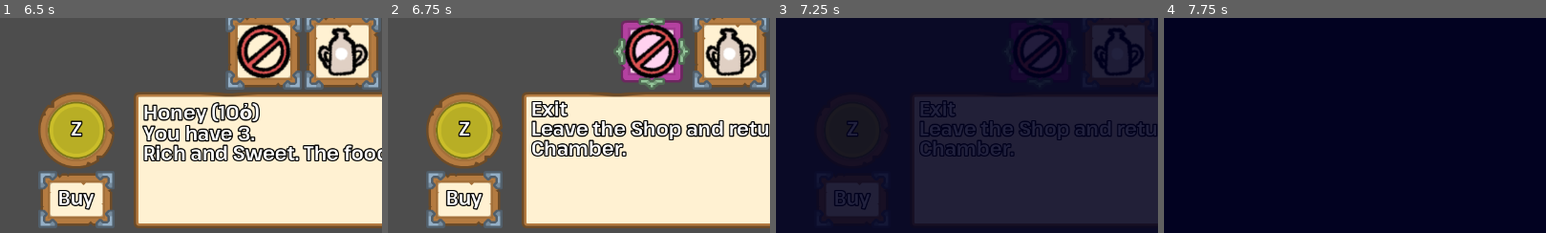
Above: before the commit, frames 1-4 (left to right).
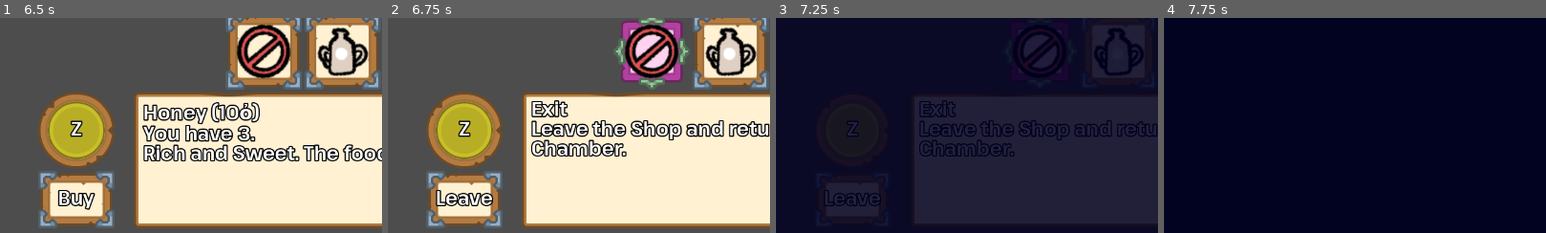
Above: after the commit, the same moments.

Repository: HauntedBees/olympus-mountain-creamery
Game: Godot game, scene res://game_scenes/03_shop/shop.tscn
The game is run twice, just before and just after one commit, with the same random seed, the same clock (stepped at 60 frames per second) and the same inputs. This scene is started directly instead of the project's main scene.
Inputs (mouse positions are % of the whole screen's width and height, from its top left):
- Up to frame 1 (6.5 s): tap Enter at 0.5, 2, 3.5 s; move the mouse to (72, 45) at 0.52 s; hold Z (button_one) 0.53-1.28 s; click (72, 45) at 0.67 s; tap Space at 1.25, 2.75, 4.25 s; move the mouse to (30, 55) at 1.27 s; tap Z (button_one) at 1.35, 2.3, 2.85, 4.55, 5.85 s; click (30, 55) at 1.42 s; move the mouse to (60, 28) at 2.02 s; hold X (button_two) 2.03-2.78 s; click (60, 28) at 2.17 s; move the mouse to (45, 70) at 2.77 s; click (45, 70) at 2.92 s; move the mouse to (80, 65) at 3.52 s; hold Z (button_one) 3.53-4.28 s; click (80, 65) at 3.67 s; move the mouse to (20, 35) at 4.27 s; tap X (button_two) at 4.35 s; click (20, 35) at 4.42 s; move the mouse to (55, 50) at 5.02 s; hold Z (button_one) 5.03-5.78 s; click (55, 50) at 5.17 s; move the mouse to (35, 25) at 5.77 s; click (35, 25) at 5.92 s
- Up to frame 2 (6.75 s): move the mouse to (72, 45) at 6.52 s; hold X (button_two) from 6.53 s (still down); click (72, 45) at 6.67 s
- Up to frame 3 (7.25 s): keep holding X (button_two); tap Z (button_one) at 6.8 s
- Up to frame 4 (7.75 s): move the mouse to (30, 55) at 7.27 s; release X (button_two) at 7.28 s; tap Z (button_one) at 7.35 s; click (30, 55) at 7.42 s
The pictures show only the part of the screen within x 0-50%, y 50-100%; the shares and areas given below are measured in that part.

Frame 1 is identical in both runs. In frame 2, 0.9% of the frame differs, in the area x 12-28%, y 80-90%; in frame 3, 0.3%; in frame 4, nothing differs.

Commit message:
flavoring

Diff:
--- a/game_data/item_count.gd
+++ b/game_data/item_count.gd
@@ -65,6 +65,13 @@
 	Type.Milk: "20τ of milk, for yogurt-making purposes.",
 	Type.Money: "This shouldn't be a thing you can see."
 }
+const ITEM_COLORS := {
+	Type.Honey: Color("#FFB10099"),
+	Type.Mint: Color("#ADEBB399"),
+	Type.Saffron: Color("#58000799"),
+	Type.Pomegranate: Color("DF555599"),
+	Type.Walnut: Color("#BC9F8B99")
+}
 
 ## What the item is.
 @export var type: Type
--- a/game_data/player_data.gd
+++ b/game_data/player_data.gd
@@ -41,7 +41,7 @@
 	for i in 5:
 		var m := MilkPotData.new()
 		m.amount = randf_range(JAR_CAPACITY * 0.6, JAR_CAPACITY * 0.8)
-		m.fermentation_time = randf()
+		m.fermentation_time = randf_range(0.0, 60.0)
 		yogurts.append(m)
 
 func get_item_count(i: ItemCount.Type) -> float:
@@ -77,3 +77,14 @@
 			i.amount += amount
 			return
 	inventory.append(ItemCount.new(item, amount))
+
+func remove_item(item: ItemCount.Type, amount: int) -> void:
+	match item:
+		ItemCount.Type.Money, ItemCount.Type.Milk, ItemCount.Type.Jars, ItemCount.Type.PotUpgrade, ItemCount.Type.SpoonUpgrade:
+			return
+	for i in inventory:
+		if i.type == item:
+			i.amount -= amount
+			if i.amount <= 0:
+				inventory.erase(i)
+			return
--- a/game_scenes/01_make_yog/boil_pot.tscn
+++ b/game_scenes/01_make_yog/boil_pot.tscn
@@ -27,7 +27,7 @@
 layout_mode = 3
 anchors_preset = 0
 script = ExtResource("1_upsne")
-burn_amount = null
+flavor = null
 
 [node name="CenterContainer" type="CenterContainer" parent="."]
 layout_mode = 0
@@ -125,6 +125,18 @@
 size_flags_vertical = 3
 texture = SubResource("GradientTexture2D_sdsnm")
 
+[node name="Flavor" type="ColorRect" parent="CenterContainer/BackMaskContainer/Back"]
+unique_name_in_owner = true
+visible = false
+custom_minimum_size = Vector2(0, 16)
+layout_mode = 1
+anchors_preset = 12
+anchor_top = 1.0
+anchor_right = 1.0
+anchor_bottom = 1.0
+grow_horizontal = 2
+grow_vertical = 0
+
 [node name="Front" type="TextureRect" parent="CenterContainer"]
 layout_mode = 2
 texture = ExtResource("2_hrtsu")
--- a/game_scenes/01_make_yog/make_yog.tscn
+++ b/game_scenes/01_make_yog/make_yog.tscn
@@ -54,6 +54,7 @@
 unique_name_in_owner = true
 layout_mode = 2
 burn_amount = 0.0
+flavor = null
 
 [node name="FireContainer" type="MarginContainer" parent="."]
 layout_mode = 1
--- a/game_scenes/01_make_yog/states/fill_jars.gd
+++ b/game_scenes/01_make_yog/states/fill_jars.gd
@@ -13,6 +13,7 @@
 var _current_jar_display: YogJar
 var _did_start_pouring := false
 var _flavor_idx := 0
+var _flavor_added := false
 var _input_cooldown := 0.0 # switching to pour from flavor was glitchy so this is the easiest possible fix
 
 func initialize() -> void:
@@ -40,16 +41,16 @@
 	_current_jar_display = null
 
 func update(delta: float) -> void:
+	if _input_cooldown > 0.0:
+		_input_cooldown -= delta
+		return
 	match _state:
 		State.Pouring: _update_pour(delta)
 		State.Flavoring: _update_flavor()
 
 func _update_pour(delta: float) -> void:
-	if _input_cooldown > 0.0:
-		_input_cooldown -= delta
-		return
 	var pressed_two := Input.is_action_just_pressed("button_two")
-	if !_did_start_pouring && pressed_two && Player.data.inventory.size() > 0:
+	if !_did_start_pouring && !_flavor_added && pressed_two && Player.data.inventory.size() > 0:
 		_switch_to_flavor()
 	if Player.options.multiple_milk_pours && pressed_two:
 		_add_yog()
@@ -76,8 +77,14 @@
 	if Input.is_action_just_pressed("button_two"):
 		_next_flavor()
 	elif Input.is_action_just_pressed("button_one"):
-		if _flavor_idx < 0:
-			_switch_to_pour()
+		if _flavor_idx >= 0:
+			var flavor := _make_yog.flavors[_flavor_idx].item
+			Player.data.remove_item(flavor, 1)
+			_current_jar.flavoring = flavor
+			_current_jar_display.flavor = flavor
+			_flavor_added = true
+			_make_yog.right_btn.visible = false
+		_switch_to_pour()
 
 func _next_flavor() -> void:
 	if _flavor_idx < 0:
@@ -116,6 +123,7 @@
 			continue
 		_make_yog.flavor_labels[idx].text = "x%d" % amount
 	_next_flavor()
+	_input_cooldown = 0.2
 
 func _update_flavor_button() -> void:
 	_make_yog.left_btn.text = "Back" if _flavor_idx < 0 else "Add"
@@ -134,9 +142,11 @@
 	change_scene.emit("res://game_scenes/02_outside/outside.tscn")
 
 func _add_yog() -> void:
+	_flavor_added = false
 	_state = State.Animating
-	_make_yog.right_btn.toggle_visibility(true)
-	_make_yog.right_btn.text = "Flavor"
+	if Player.data.inventory.size() > 0:
+		_make_yog.right_btn.toggle_visibility(true)
+		_make_yog.right_btn.text = "Flavor"
 	if _current_jar:
 		_yog_jars.append(_current_jar)
 	if Player.data.jars == 0:
--- a/game_scenes/03_shop/shop.gd
+++ b/game_scenes/03_shop/shop.gd
@@ -4,6 +4,7 @@
 @onready var _item_desc: Label = %ItemDesc
 @onready var _money_label: Label = %MoneyLabel
 @onready var _item_list: GridContainer = %ItemList
+@onready var _buy_button: VertPrompt = %BuyButton
 
 var _idx := 1
 var _changing := false
@@ -51,7 +52,9 @@
 	var item := _items[_idx].item
 	if item == ItemCount.Type.None:
 		_item_desc.text = "%s\n%s" % [ItemCount.ITEM_NAMES[item], ItemCount.ITEM_DESCRIPTIONS[item]]
+		_buy_button.text = "Leave"
 	else:
+		_buy_button.text = "Buy"
 		var count := Player.data.get_item_count(item)
 		var you_have_string := "You have %d" % count
 		match item:
--- a/game_scenes/03_shop/shop.tscn
+++ b/game_scenes/03_shop/shop.tscn
@@ -92,7 +92,8 @@
 theme_override_constants/separation = 32
 alignment = 1
 
-[node name="VertPrompt" parent="VBoxContainer/MarginContainer/Info" instance=ExtResource("3_5dhdj")]
+[node name="BuyButton" parent="VBoxContainer/MarginContainer/Info" instance=ExtResource("3_5dhdj")]
+unique_name_in_owner = true
 layout_mode = 2
 text = "Buy"
 state = 0
--- a/game_scenes/shared_nodes/yog_jar.gd
+++ b/game_scenes/shared_nodes/yog_jar.gd
@@ -15,27 +15,43 @@
 		burn_amount = value
 		_update_milk_burn()
 
+@export var flavor := ItemCount.Type.None:
+	set(value):
+		flavor = value
+		_update_flavor()
+
 var _milk_gradient: Gradient
 
 @onready var _milk: VBoxContainer = %Milk
 @onready var _milk_base: TextureRect = %MilkBase
+@onready var _flavor_base: ColorRect = %Flavor
 
 func _ready() -> void:
 	var grad_tex := _milk_base.texture as GradientTexture2D
 	var grad := grad_tex.gradient
 	_milk_gradient = grad.duplicate()
 	grad_tex.gradient = _milk_gradient
+	_update_flavor()
 
 func set_from_info(p: MilkPotData) -> void:
 	fill_percent = p.amount / PlayerData.JAR_CAPACITY
 	burn_amount = p.burnt_amount
-	# TODO: flavor
+	flavor = p.flavoring
 
 func _update_milk_pos() -> void:
 	if !is_inside_tree():
 		await ready
 	_milk.position.y = (1.0 - fill_percent) * max_milk_y
 
+func _update_flavor() -> void:
+	if !is_inside_tree():
+		await ready
+	if flavor == ItemCount.Type.None:
+		_flavor_base.visible = false
+		return
+	_flavor_base.visible = true
+	_flavor_base.color = ItemCount.ITEM_COLORS[flavor]
+
 func _update_milk_burn() -> void:
 	if !is_inside_tree():
 		await ready
--- a/game_scenes/shared_nodes/yog_jar.tscn
+++ b/game_scenes/shared_nodes/yog_jar.tscn
@@ -28,6 +28,7 @@
 offset_bottom = 119.0
 script = ExtResource("1_856o8")
 max_milk_y = 110.0
+flavor = null
 
 [node name="CenterContainer" type="CenterContainer" parent="."]
 layout_mode = 1
@@ -111,6 +112,17 @@
 size_flags_vertical = 3
 texture = SubResource("GradientTexture2D_sdsnm")
 
+[node name="Flavor" type="ColorRect" parent="CenterContainer/BackMaskContainer/Back"]
+unique_name_in_owner = true
+custom_minimum_size = Vector2(0, 16)
+layout_mode = 1
+anchors_preset = 12
+anchor_top = 1.0
+anchor_right = 1.0
+anchor_bottom = 1.0
+grow_horizontal = 2
+grow_vertical = 0
+
 [node name="Front" type="TextureRect" parent="CenterContainer"]
 layout_mode = 2
 texture = ExtResource("6_72sl3")
Not shown: 1 places in game_scenes/01_make_yog/boil_pot.tscn that only renumber resources
Not shown: 1 places in game_scenes/shared_nodes/yog_jar.tscn that only renumber resources
